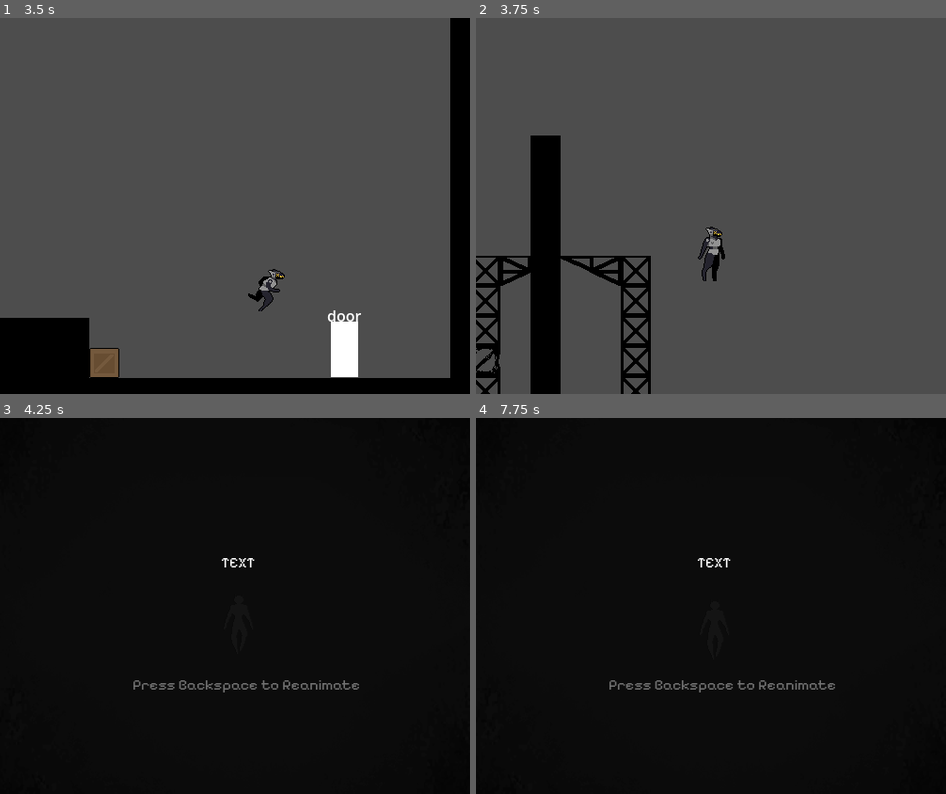
Above: before the commit, frames 1-4 (two rows, left to right).
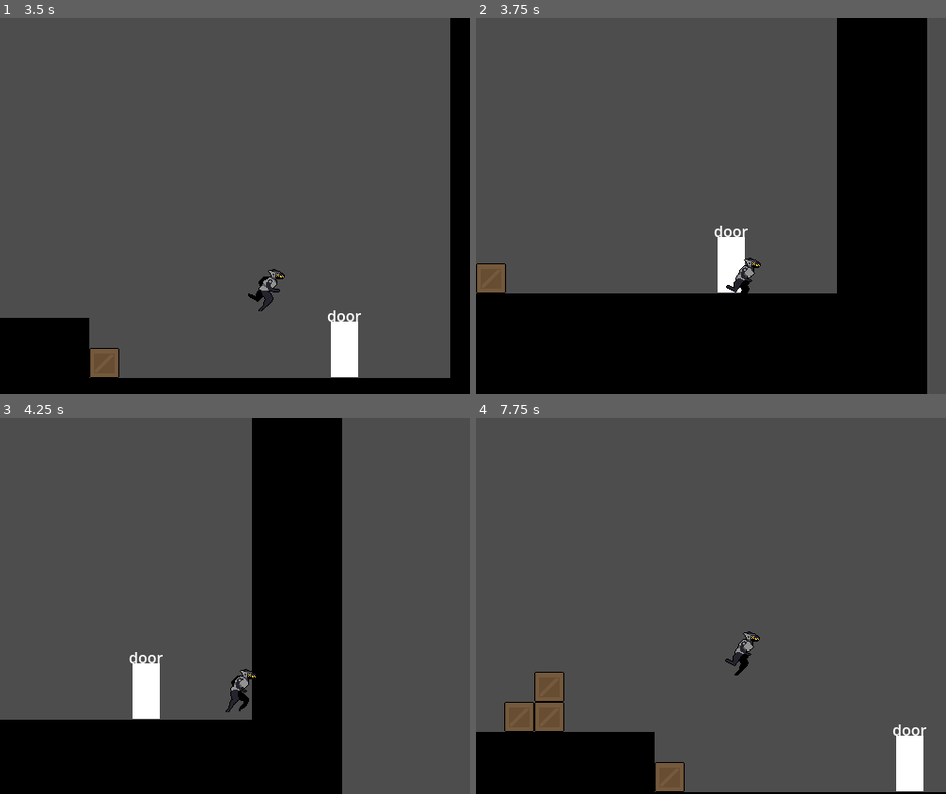
Above: after the commit, the same moments.

Repository: flrping/two-body-problem
Game: Godot game, scene res://scenes/levels/l1_p1.tscn
The game is run twice, just before and just after one commit, with the same random seed, the same clock (stepped at 60 frames per second) and the same inputs.
Inputs:
- Up to frame 1 (3.5 s): tap Enter (ui_accept) at 0.5, 0.77, 1.52, 3.02 s; hold Right (ui_right) 0.53-2.03 s; hold Left (ui_left) 2.03-2.78 s; hold Right (ui_right) from 2.78 s (still down)
- Up to frame 2 (3.75 s): keep holding Right (ui_right)
- Up to frame 3 (4.25 s): keep holding Right (ui_right); tap Enter (ui_accept) at 3.77 s
- Up to frame 4 (7.75 s): release Right (ui_right) at 4.28 s; hold Left (ui_left) 4.28-5.03 s; tap Enter (ui_accept) at 4.52, 6.02, 6.77, 7.52 s; hold Right (ui_right) 5.03-5.78 s; hold Left (ui_left) 5.78-7.28 s; hold Right (ui_right) from 7.28 s (still down)

Frame 1 is identical in both runs. In frame 2, 42% of the frame differs, in the area x 0-96%, y 0-100%; in frame 3, 70%; in frame 4, 93%, in the area x 0-100%, y 0-100%.

Commit message:
attempt to add cutscenes

Diff:
--- a/src/scripts/transition.gd
+++ b/src/scripts/transition.gd
@@ -3,12 +3,15 @@
 
 extends Node2D
 @export var target: String = "";
+@export var cutscene: String = "";
+
 var targetScene: PackedScene = null;
+
+signal trigger_switch
 
 # Called when the node enters the scene tree for the first time.
 func _ready() -> void:
 	targetScene = load(target)
-
 
 # Called every frame. 'delta' is the elapsed time since the previous frame.
 func _process(delta: float) -> void:
@@ -18,4 +21,29 @@
 func _on_area_2d_body_entered(body: Node2D) -> void:
 	print(body)
 	#apparently altering the scene tree in a physics callback can cause issues
+	trigger_switch.emit()
+
+func _on_trigger_switch():
+	if cutscene.length() > 0:
+		var scene = Control.new()
+		var player = VideoStreamPlayer.new()
+		var stream = VideoStreamTheora.new()
+		stream.file = cutscene
+		player.stream = stream
+		player.expand = true
+		player.loop = false
+		player.size = get_viewport_rect().size
+		player.position = Vector2.ZERO
+		scene.add_child(player)
+
+		var old = get_tree().current_scene
+		get_tree().root.add_child(scene)
+		get_tree().current_scene = scene
+		old.queue_free()
+
+		print("Started playing")
+		player.play()
+		await player.finished
+		print("Finished playing")
+
 	get_tree().call_deferred("change_scene_to_packed", targetScene)
